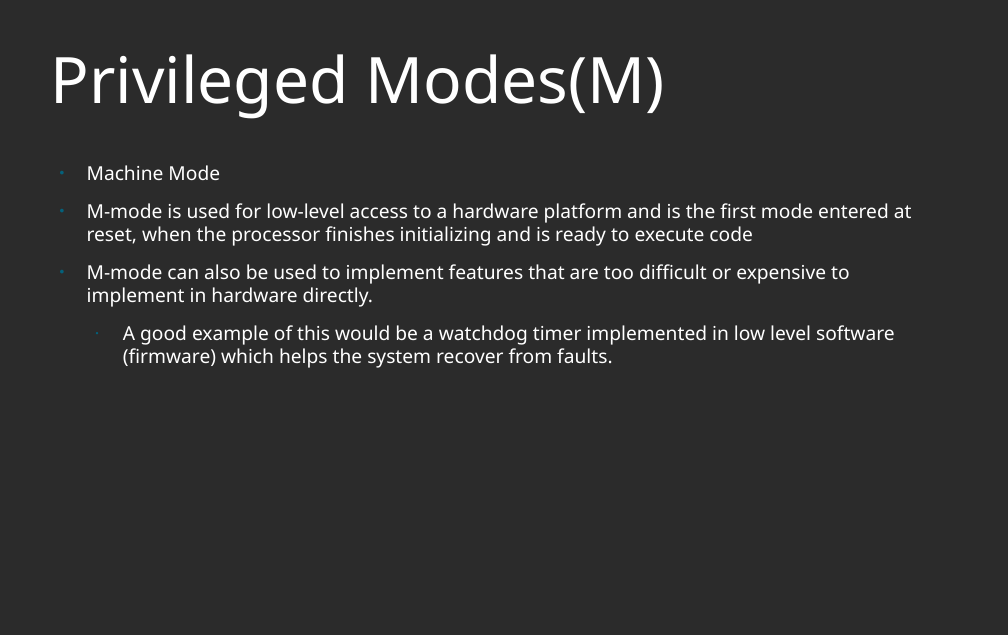
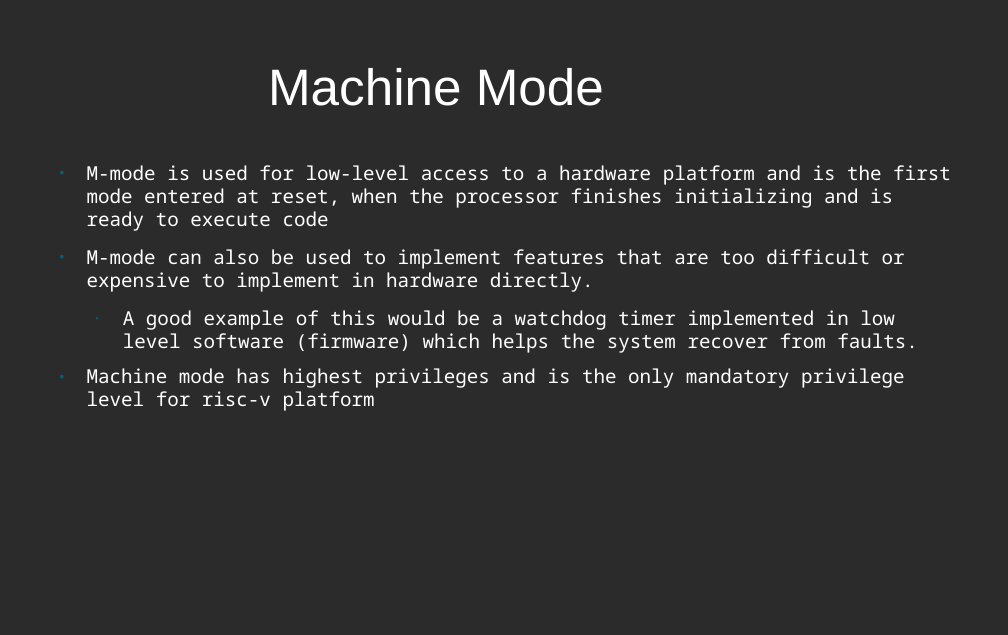
Before and after one commit to murthuja1708/desd_class, a slide deck: slide 7 of RISCV.odp. Drawn at 1008x635 pixels with LibreOffice and Linux fonts; fonts in the diff are those of the drawing; background and template pictures are left out; a plain dark background stands for a picture behind light text. Boxes give left, top, right and bottom in pixels: in the first picture for what was removed or moved away, otherwise in the second. Text is boxed around its words. In the diff, an @@ line names an element or a change of style, - is before the commit and + after.

Commit message:
added interrupt slides and also created separate slides for sifive interrupts and interrupts from risc-v specification

```diff
--- a/RISCV.odp
+++ b/RISCV.odp
@@ title at [268, 68, 604, 106]: text changed; size 60 to 48 pt; font Noto Sans to Arial @@
-Privileged Modes(M)
+          Machine Mode
@@ text at [87, 165, 220, 180]: paragraph removed @@
-● Machine Mode
@@ text at [87, 165, 951, 353]: font Noto Sans to Noto Sans Mono in "M-mode is used for low-level access to ...", "M-mode can also be used to implement ...", "A good example of this would be ..." @@
@@ text at [87, 368, 905, 411]: paragraph added @@
+● Machine mode has highest privileges and is the only mandatory privilege level for risc-v platform
```
Also in this commit, not shown: 15 other slides changed, 8 slides added, 5 slides removed.
